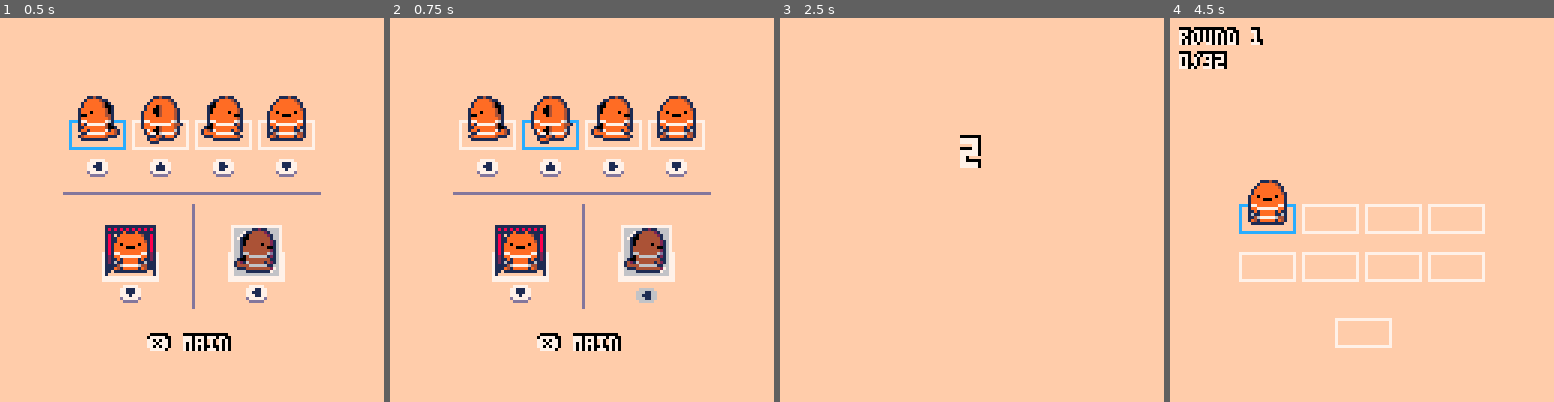
Above: before the commit, frames 1-4 (left to right).
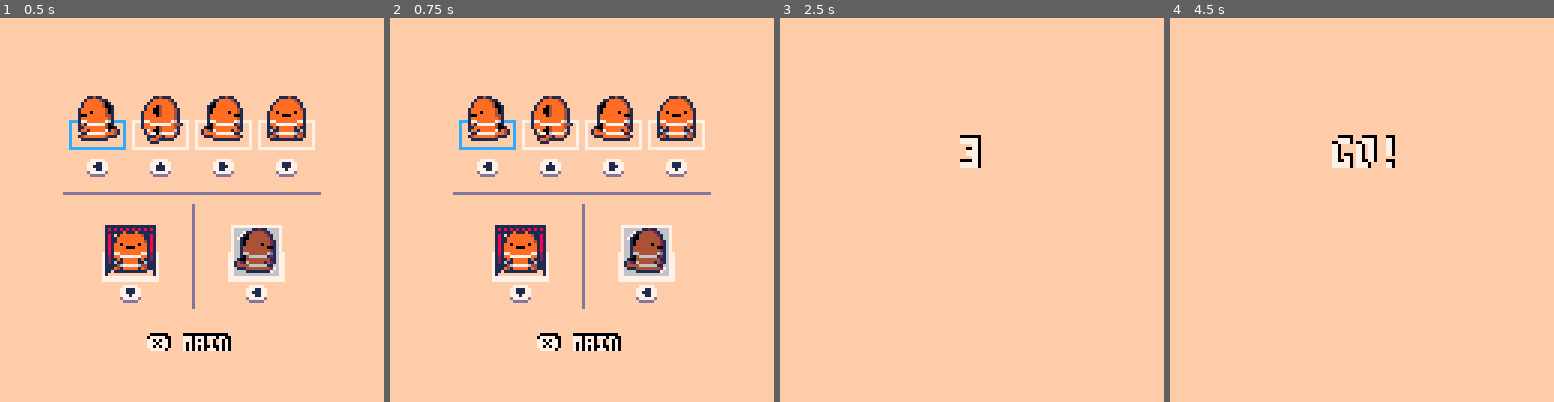
Above: after the commit, the same moments.

Repository: hyongew/pico8
Game: PICO-8 cartridge podance.p8
Two runs of this game, one before a commit and one after it. Both use one fixed random seed, a clock stepped at 60 frames per second and the inputs below.
Inputs:
- Up to frame 1 (0.5 s): tap X (X key) at 0.33 s
- Up to frame 2 (0.75 s): tap O (Z key) at 0.7 s
- Up to frame 3 (2.5 s): tap X (X key) at 1.07, 1.85 s; hold Right 1.6-2.1 s; tap O (Z key) at 1.7, 2.1 s; hold Up 2.15-2.42 s; hold Right from 2.47 s (still down)
- Up to frame 4 (4.5 s): tap O (Z key) every 0.4 s from 2.5 to 4.1 s; tap X (X key) at 2.97, 4.08 s; release Right at 3.03 s; hold Left 3.08-3.58 s; hold Down 3.63-3.97 s; hold Right from 4.02 s (still down)

Frame 1 is identical in both runs. In frame 2, 0.7% of the frame differs, in the area x 17-70%, y 26-75%; in frame 3, 0.1%; in frame 4, 6.2%, in the area x 2-83%, y 2-86%.

Commit message:
Add music for all stages

Diff:
--- a/podance.p8
+++ b/podance.p8
@@ -25,7 +25,7 @@
 	{2,3,1,0},24 --#mvs*2+8
 	csp,csp0=65,65	--curtain anim
 	fmap={3,0,1,0,7,0,5}
-	spd=10
+	spd=12
 	spdl,spdh=spd\2-1,spd\2+1
 	smoke={}
 end
@@ -83,6 +83,7 @@
 			initmvsets()
 			state="go"
 			instage=true
+			music((stg-1)*4)
 		end
 
 		if f==1
@@ -169,7 +170,7 @@
 			--next round
 			if stp==17 then
 				rd+=1
-				stp,f=1,0
+				stp,f=1,1
 				csp=csp0
 			end
 
@@ -205,7 +206,7 @@
 			or f%spd<spdl then
 	 			if correct==nil then
 	 				mvsp=checkmv(
-	 					mvsets[rd][mvnum][d])
+	 					mvsets[rd][mvnum].d)
 	 			end
 	 		--check input
  			else
@@ -230,7 +231,7 @@
 	--stage end
 	else
 		--init end sequence
-		if f==0 then
+		if f==1 then
 			stp=1
 			for mv in all(mvs) do
 				mv.sp=7
@@ -615,11 +616,13 @@
 function checkmv(m)
 	if btnp()>0 then
 		correct=btnp(m)
-		if not btnp(m) then
+		if not correct then
 			checkerr()
 			return 9
-	 else
+		elseif m then
 			return getsp(m)
+		else --fallback
+			return 11
 		end
 	end
 	return mvsp
Not shown, changed: the music (__music__) section of podance.p8
Not shown, changed: the sound effects (__sfx__) section of podance.p8
